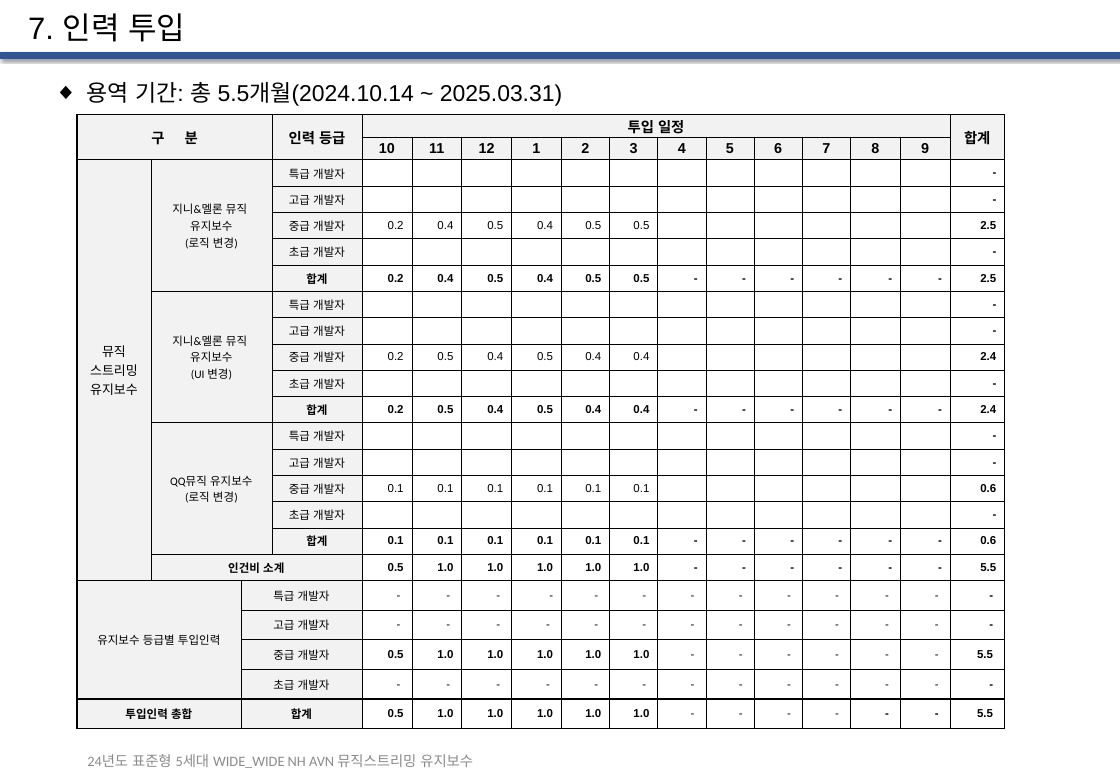
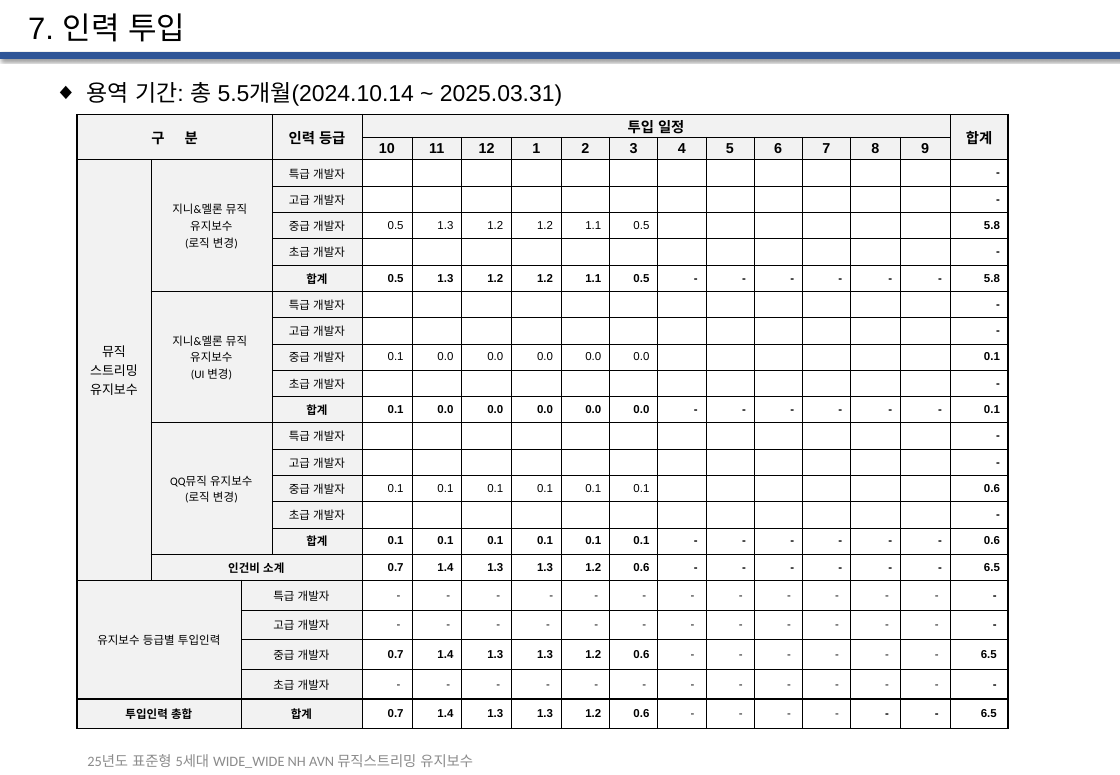
Before and after one commit to antwhale/TempRepository, a slide deck: slide 31 of musicstreaming_report_final.pptx. Drawn at 1120x775 pixels with LibreOffice and Linux fonts; fonts in the diff are those of the drawing; background and template pictures are left out. Boxes give left, top, right and bottom in pixels: in the first picture for what was removed or moved away, otherwise in the second. Text is boxed around its words. In the diff, an @@ line names an element or a change of style, - is before the commit and + after.

```diff
--- a/musicstreaming_report_final.pptx
+++ b/musicstreaming_report_final.pptx
@@ table at [77, 115, 1008, 730] @@
-row 5:  |  |  | 중급 개발자 | 0.2 | 0.4 | 0.5 | 0.4 | 0.5 | 0.5 |  |  |  |  |  |  | 2.5
+row 5:  |  |  | 중급 개발자 | 0.5 | 1.3 | 1.2 | 1.2 | 1.1 | 0.5 |  |  |  |  |  |  | 5.8
-row 7:  |  |  | 합계 | 0.2 | 0.4 | 0.5 | 0.4 | 0.5 | 0.5 | - | - | - | - | - | - | 2.5
+row 7:  |  |  | 합계 | 0.5 | 1.3 | 1.2 | 1.2 | 1.1 | 0.5 | - | - | - | - | - | - | 5.8
-row 10:  |  |  | 중급 개발자 | 0.2 | 0.5 | 0.4 | 0.5 | 0.4 | 0.4 |  |  |  |  |  |  | 2.4
+row 10:  |  |  | 중급 개발자 | 0.1 | 0.0 | 0.0 | 0.0 | 0.0 | 0.0 |  |  |  |  |  |  | 0.1
-row 12:  |  |  | 합계 | 0.2 | 0.5 | 0.4 | 0.5 | 0.4 | 0.4 | - | - | - | - | - | - | 2.4
+row 12:  |  |  | 합계 | 0.1 | 0.0 | 0.0 | 0.0 | 0.0 | 0.0 | - | - | - | - | - | - | 0.1
-row 18:  | 인건비 소계 |  |  | 0.5 | 1.0 | 1.0 | 1.0 | 1.0 | 1.0 | - | - | - | - | - | - | 5.5
+row 18:  | 인건비 소계 |  |  | 0.7 | 1.4 | 1.3 | 1.3 | 1.2 | 0.6 | - | - | - | - | - | - | 6.5
-row 21:  |  | 중급 개발자 |  | 0.5 | 1.0 | 1.0 | 1.0 | 1.0 | 1.0 | - | - | - | - | - | - | 5.5
+row 21:  |  | 중급 개발자 |  | 0.7 | 1.4 | 1.3 | 1.3 | 1.2 | 0.6 | - | - | - | - | - | - | 6.5
-row 23: 투입인력 총합 |  | 합계 |  | 0.5 | 1.0 | 1.0 | 1.0 | 1.0 | 1.0 | - | - | - | - | - | - | 5.5
+row 23: 투입인력 총합 |  | 합계 |  | 0.7 | 1.4 | 1.3 | 1.3 | 1.2 | 0.6 | - | - | - | - | - | - | 6.5
@@ text at [87, 754, 473, 768]: text changed @@
-24년도 표준형 5세대 WIDE_WIDE NH AVN 뮤직스트리밍 유지보수
+25년도 표준형 5세대 WIDE_WIDE NH AVN 뮤직스트리밍 유지보수
```
Also in this commit, not shown: 33 other slides changed.
